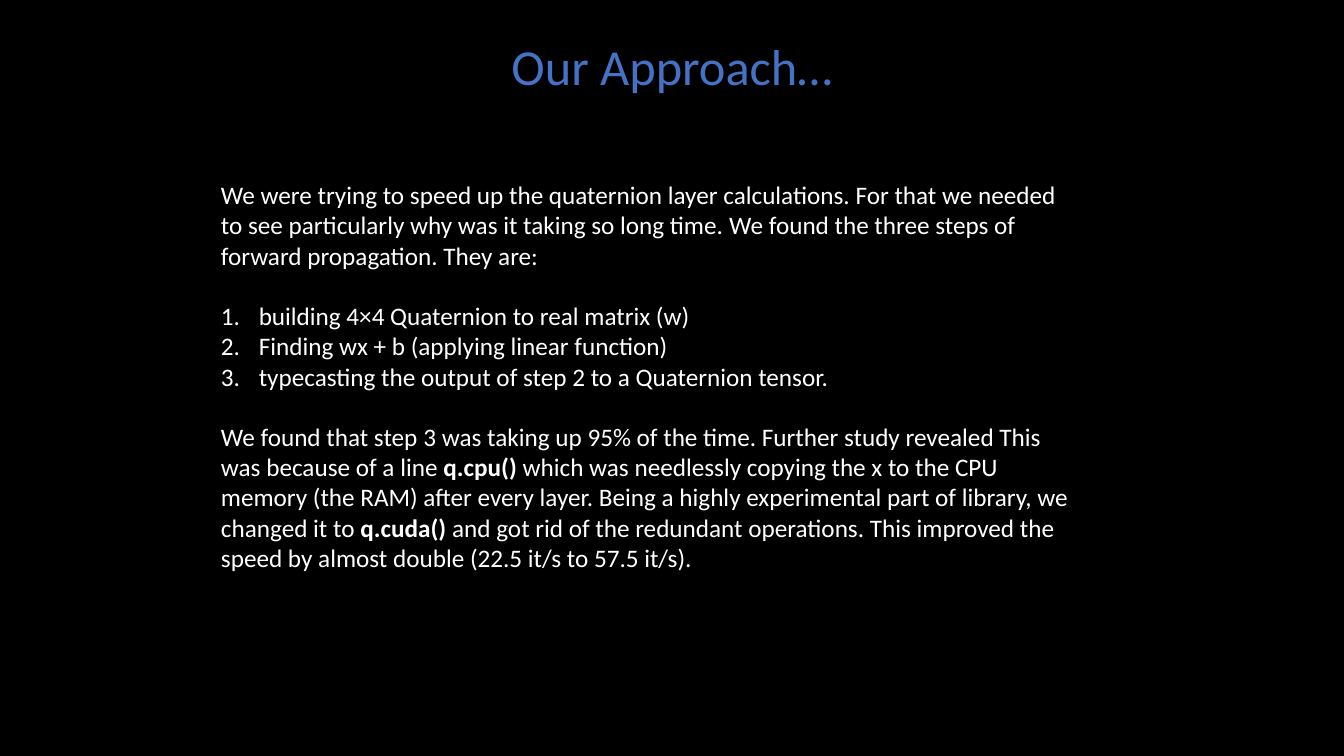
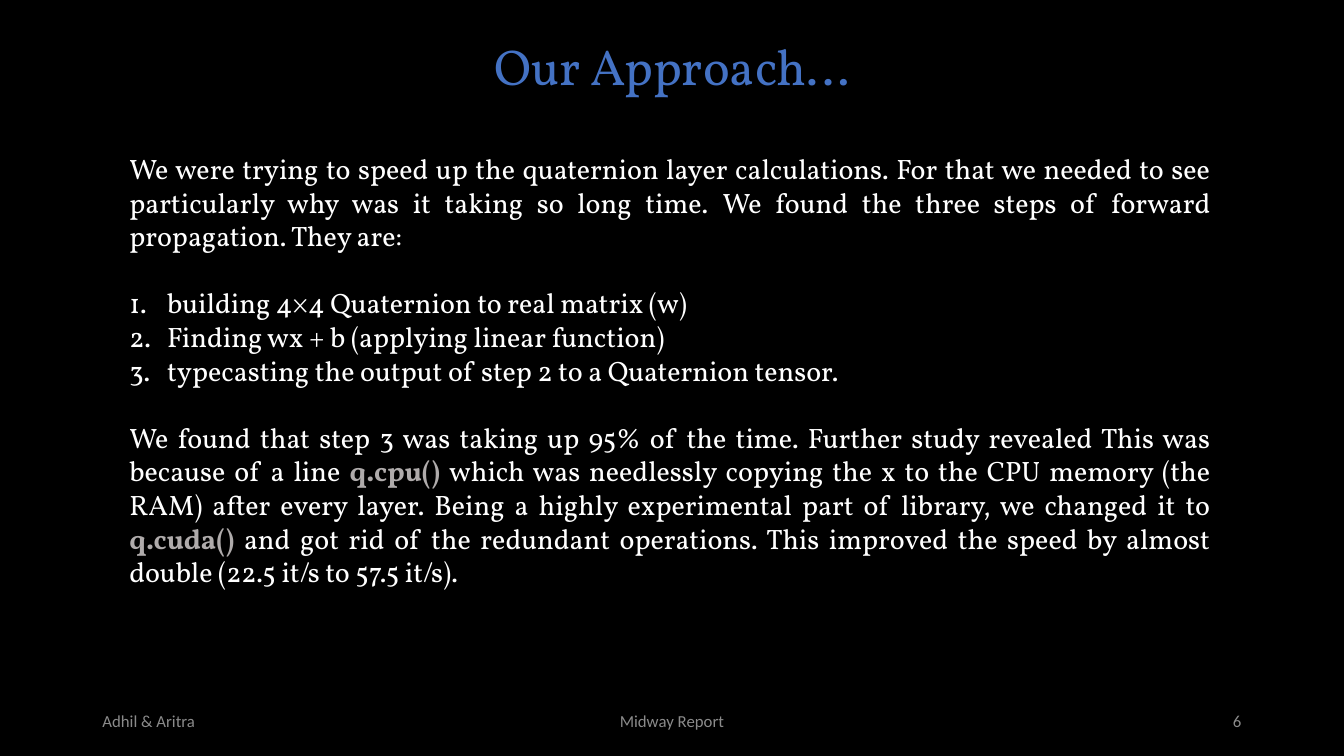
Before and after one commit to smlab-niser/23cs460, a slide deck: slide 6 of projects/group2/mid_slide.pptx (slide 4 before the commit). Drawn at 1344x756 pixels with LibreOffice and Linux fonts; fonts in the diff are those of the drawing. Boxes give left, top, right and bottom in pixels: in the first picture for what was removed or moved away, otherwise in the second. Text is boxed around its words. In the diff, an @@ line names an element or a change of style, - is before the commit and + after.

Commit message:
Updating slides
Changes: further plans  and previous work explanations.

```diff
--- a/projects/group2/mid_slide.pptx
+++ b/projects/group2/mid_slide.pptx
@@ text "Our Approach…": place and size @@
-text "Our Approach…" at bbox=[511, 50, 832, 93]
+text "Our Approach…" at bbox=[494, 49, 850, 98]
@@ text "Our Approach…" at bbox=[494, 49, 850, 98]: font Calibri to Vollkorn @@
@@ text "We were trying to speed ...": place and size @@
-text "We were trying to speed ..." at bbox=[221, 186, 1067, 571]
+text "We were trying to speed ..." at bbox=[129, 159, 1210, 590]
@@ text "We were trying to speed ..." at bbox=[129, 159, 1210, 590]: size 18 to 20 pt, font Calibri to Vollkorn; text colour #FFFFFF to #AFABAB in "q.cpu() q.cuda()"; alignment left to justified @@
@@ text added at bbox=[102, 715, 195, 727], 12 pt, text #8C8C8C @@
+Adhil & Aritra
@@ text added at bbox=[620, 715, 724, 730], 12 pt, text #8C8C8C @@
+Midway Report
@@ page number added at bbox=[1233, 715, 1241, 727], 12 pt, text #8C8C8C @@
+6
```
Also in this commit, not shown: 6 other slides changed, 3 slides added, 2 slides removed, 1 other file.
